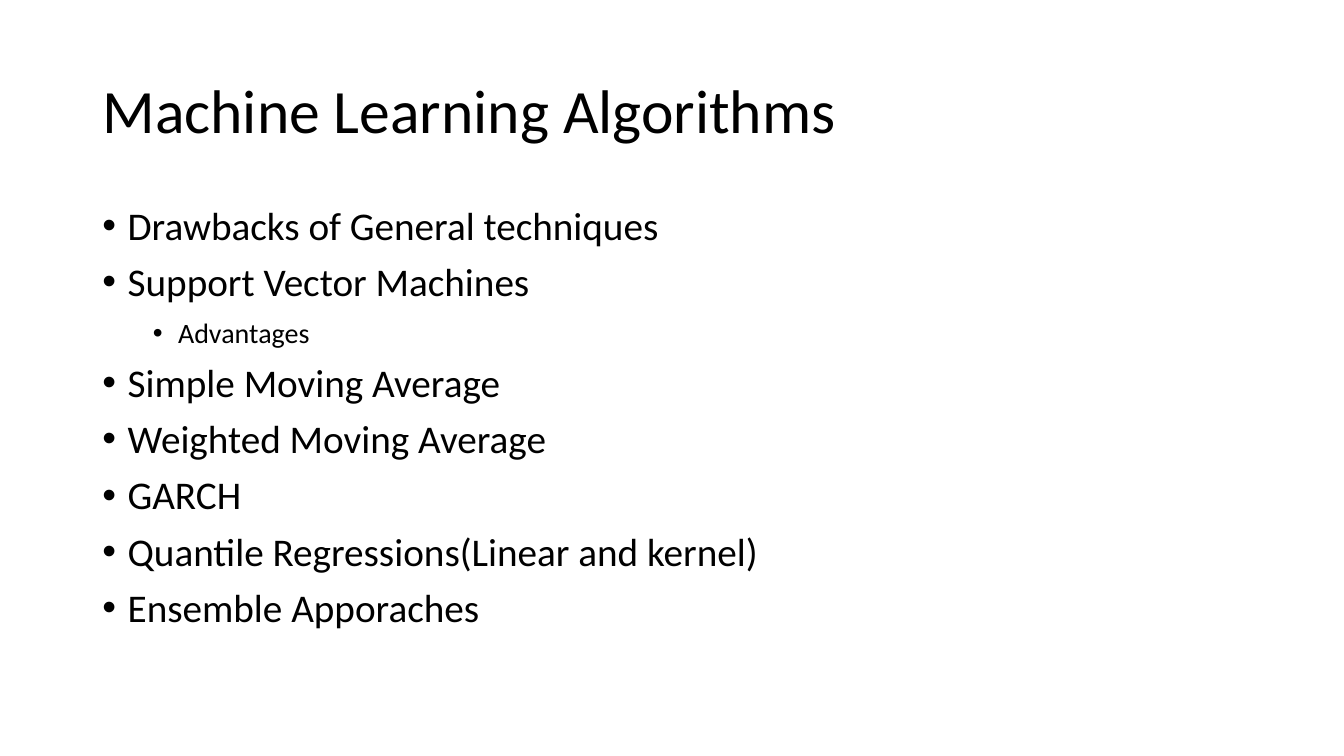
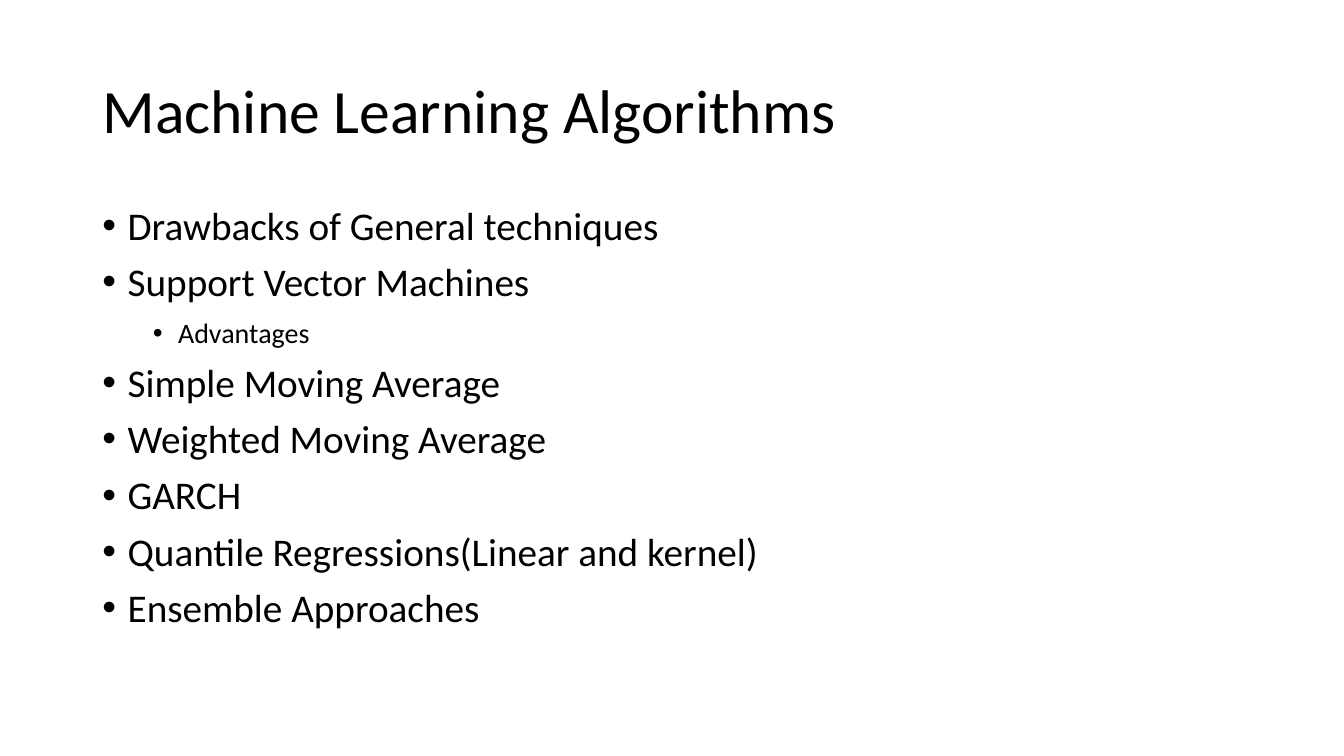
Before and after one commit to Dhrutic/An-ensemble-Deep-Neural-Net-approach-for-Value-at-Risk-Analysis, a slide deck: slide 5 of Presentation.pptx. Drawn at 1344x756 pixels with LibreOffice and Linux fonts; fonts in the diff are those of the drawing. Boxes give left, top, right and bottom in pixels: in the first picture for what was removed or moved away, otherwise in the second. Text is boxed around its words. In the diff, an @@ line names an element or a change of style, - is before the commit and + after.

```diff
--- a/Presentation.pptx
+++ b/Presentation.pptx
@@ text at <box>128,594,479,629</box>: text changed @@
-• Ensemble Apporaches
+• Ensemble Approaches
```
Also in this commit, not shown: 4 other slides changed.
